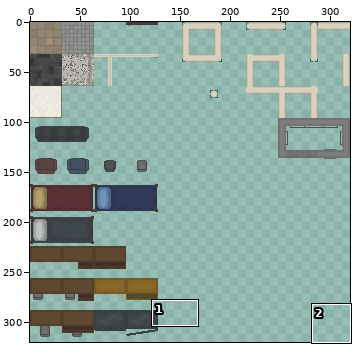
Sprite sheet, stored at lsh/assets/rooms/onenightlshspritesheet-Sheet.png. The picture above shows the old version from afar; the outline marks the close-up.
Close-up. Earlier state:
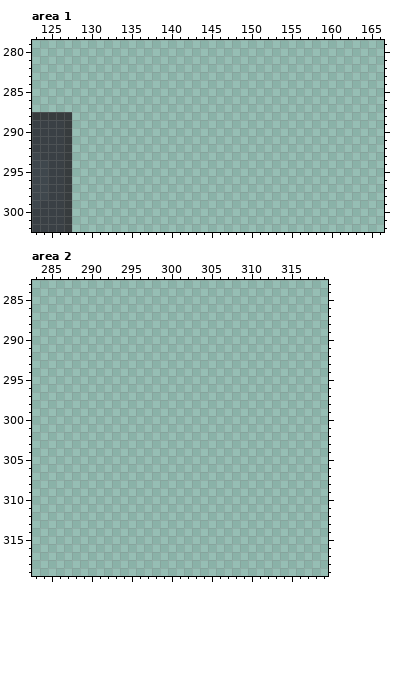
The file is 320x320 pixels. Pixels under 10% opacity are left out. Colours within 5 levels of each other are drawn and written as one. Shown: area 1: x 123..166, y 279..302; area 2: x 283..319, y 283..319. The commit also changed other parts of the picture, which this record leaves out.
After the commit:
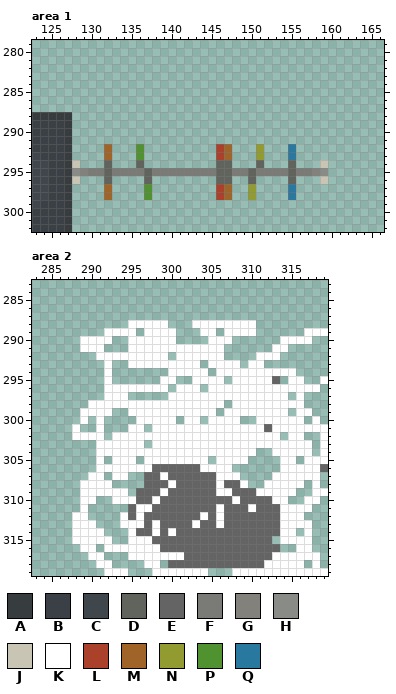
Palette (. is transparent): A #373c3e  B #3a4045  C #3f474d  D #60645d  E #646464  F #7a7a77  G #83817c  H #898b86  J #c9c5b4  K #ffffff  L #ab402b  M #a06428  N #929b2f  P #50922f  Q #2878a0
The edit:
Changed rows in their new state; - is an unchanged pixel.
Area 1:
first column x 128:
292 ----M---P---------LM---N---Q----
293 ----M---P---------LM---N---Q----
294 J---D---D---------DD---D---D---J
295 HGFFDFFFFDFFFFFFFFDDFFDFFFFDFFGH
296 J---D----D--------DD--D----D---J
297 ----M----P--------LM--N----Q----
298 ----M----P--------LM--N----Q----
Area 2:
first column x 288:
288 -------KKKKK---KKKKKKKK---------
289 ----KKKK-KKKK---KK-KKKK------KKK
290 -KKKK--KKKKKK----KKK------KKKK--
291 -KKK---KKKKKKKKKKKK------KK-----
292 ---KKKKKKKKK-KKKKKK----KKK------
293 ----K--KKKKKKKKK-KKKK-KK--------
294 ----K-------KKKKK-KKKKKKKKKK----
295 ----K------KK--KKKK-KKKKKE-KK--K
296 ----KKKKKKKK-KKK-KKKKKKKKKKKKKK-
297 ----KKK-----KKKKKKKKKKKKKKK-K---
298 --KKKKKKKKKKKKKKKKK-KKKKKKKKK---
299 -KKKK--KKKKKKKKKKK-KKKKKKKK-KK--
300 -K-K----KKKKK-KK-KKKK--KKKKKK-K-
301 K--K---KK-KKKKKKKKKKKKKKEKKKKKKK
302 KKKK-KKKKKKKKKKKKKKKKKKKKK-KK--K
303 ---KKKKKK-KKKKKKKKKKKKKKKKKKKK-K
304 ---KKKKKKKKKKKKKKKKKKKK--KKKKK-K
305 ---K-KKK-KKKKKKKK-KKKK----KK-KKK
306 ---KKKKKKKEEEEEEKKKK------KKKKKE
307 --KK-KK--EEKEEEEEEKKK----KKKKKK-
308 -KKKK----EEEKEEEEEKEEK--KKKKK-K-
309 -KKKKKK-EEEKEEEEEEKKEEEKKKKK--KK
310 -KK--KKKEEKEEEEEEEEEKEEEEKK--KK-
311 -K-----EKKEEEEEEEEKEEEKEEEKKKK--
312 KK----KEKEEEEEEEKEKEEEEEEEKKK---
313 KKK---KKKEKEEEEKEEKEEEEEEEKKKK--
314 KKKK---KEEKEKEEEEEEEEEEEEEKK-K--
315 KKKKK--KKKEEEEEEEEEEEEEEE-KKKK--
316 -KK-KKKKKKKEEEEEEEEEEEEEEE--KK--
317 --KK---KKKKKKKEEEEEEEEEEEKKKKKK-
318 ---KK----KK-EEEEEEEEEEEEKKKKK-K-
319 ----KKK---KKKKKKK---KKKKKKKKKKKK
Where, in picture pixels (left, top, right, bottom), the same in both close-ups:
added: (72, 144, 328, 200)
added: (72, 320, 328, 576)
